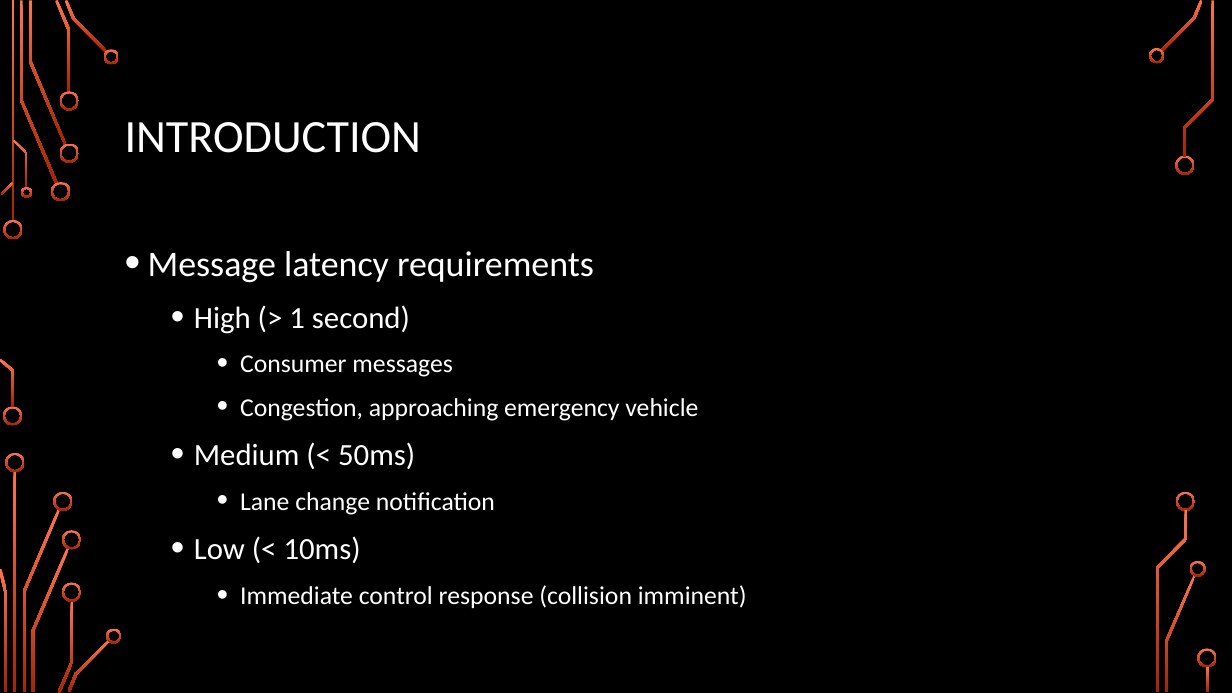
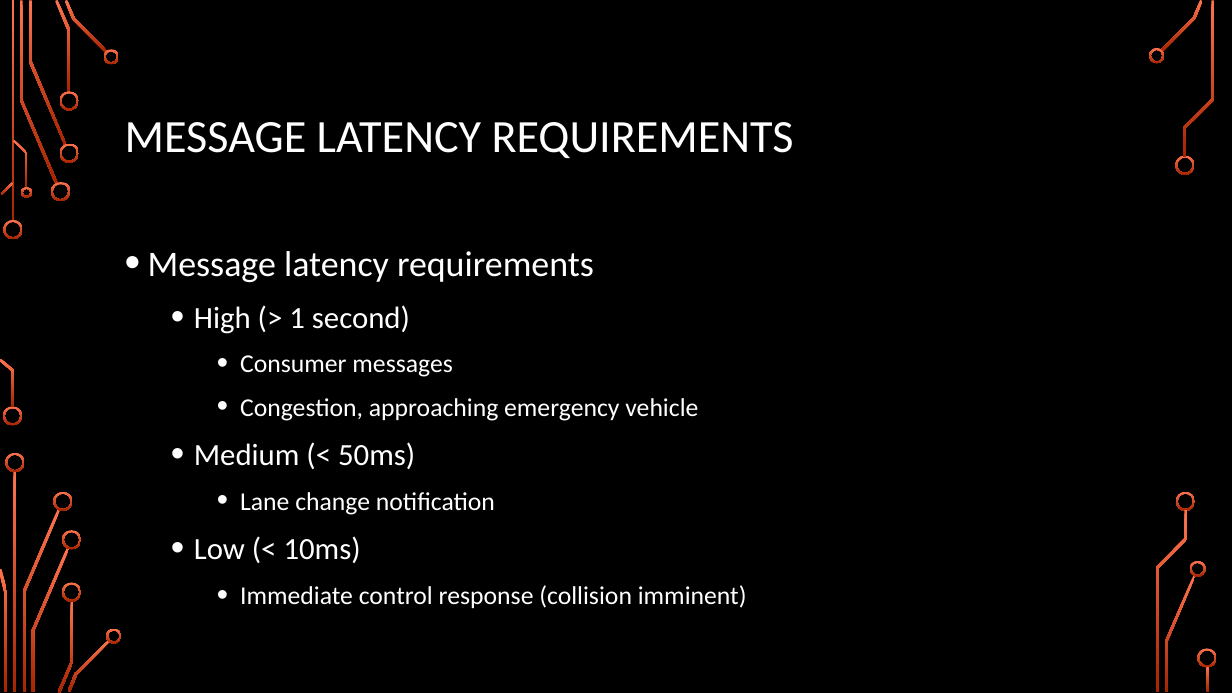
Before and after one commit to TejaKommineni/Mercury, a slide deck: slide 4 of presentation/Mercury-Part1.pptx. Drawn at 1232x693 pixels with LibreOffice and Linux fonts; fonts in the diff are those of the drawing; background and template pictures are left out. Boxes give left, top, right and bottom in pixels: in the first picture for what was removed or moved away, otherwise in the second. Text is boxed around its words. In the diff, an @@ line names an element or a change of style, - is before the commit and + after.

```diff
--- a/presentation/Mercury-Part1.pptx
+++ b/presentation/Mercury-Part1.pptx
@@ title at <box>125,122,794,158</box>: text changed @@
-INTRODUCTION
+MESSAGE LATENCY REQUIREMENTS
```
Also in this commit, not shown: 10 other slides changed, 6 slides added, 4 slides removed.
